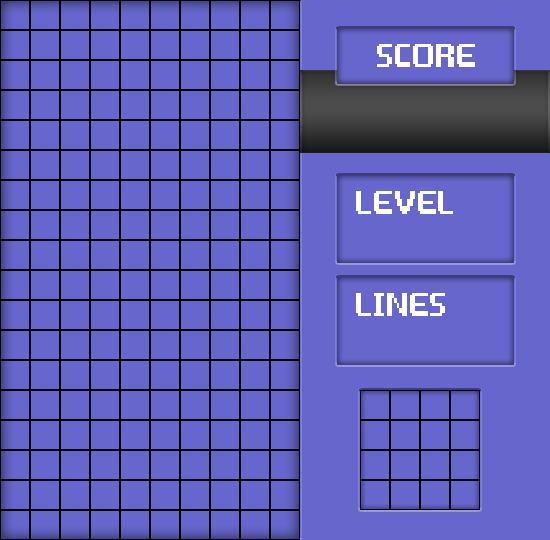
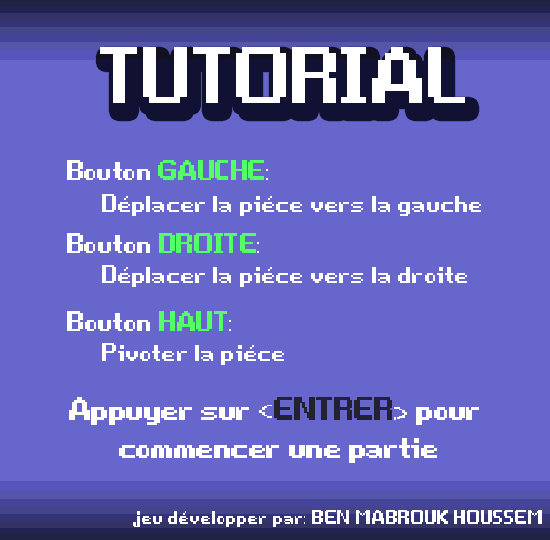
Comparing the layer stacks of the two 550 × 540 images. Changes:
added group "Tutorial" with 11 layers above "Tetris" over left=67, top=47, right=542, bottom=527
added layer "Appuyer sur >ENTRER< pour commencer une partie" (1st of 2, in "Tutorial") in group "Tutorial" over left=69, top=397, right=479, bottom=463
added group "Groupe 5" (1st of 2, in "Tutorial") with 4 layers in group "Tutorial" over left=67, top=233, right=467, bottom=365
added layer "Déplacer la piéce vers la droite" (1st of 2, in "Tutorial" › "Groupe 5") in group "Groupe 5" over left=102, top=265, right=467, bottom=287
added group "Groupe 6" (1st of 2, in "Tutorial") with 2 layers in group "Tutorial" over left=67, top=160, right=481, bottom=216
added layer "Déplacer la piéce vers la gauche" (1st of 2, in "Tutorial" › "Groupe 6") in group "Groupe 6" over left=102, top=194, right=481, bottom=216
added layer "Bouton GAUCHE:" (1st of 2, in "Tutorial" › "Groupe 6") in group "Groupe 6" over left=67, top=160, right=268, bottom=180
added layer "TUTORIAL" (1st of 2, in "Tutorial") in group "Tutorial" over left=100, top=47, right=465, bottom=103
added layer "jeu développer par: BEN MABROUK HOUSSEM copie" in group "Tutorial" over left=133, top=510, right=542, bottom=527
moved "Groupe 4" into group "In Game" over left=360, top=390, right=480, bottom=510
moved "Groupe 3 copie" into group "In Game" over left=337, top=277, right=514, bottom=365
moved "Groupe 3" into group "In Game" over left=337, top=175, right=514, bottom=263
moved "Groupe 2" into group "In Game" over left=300, top=28, right=550, bottom=153
moved "Groupe 1" into group "In Game" over left=0, top=0, right=300, bottom=540
added group "BG" with 2 layers over left=0, top=0, right=550, bottom=540
added layer "Overlay" in group "BG" over left=0, top=0, right=550, bottom=540
moved "Calque 2" into group "BG" over left=0, top=0, right=550, bottom=540
…and 3 more changes (3 added)
